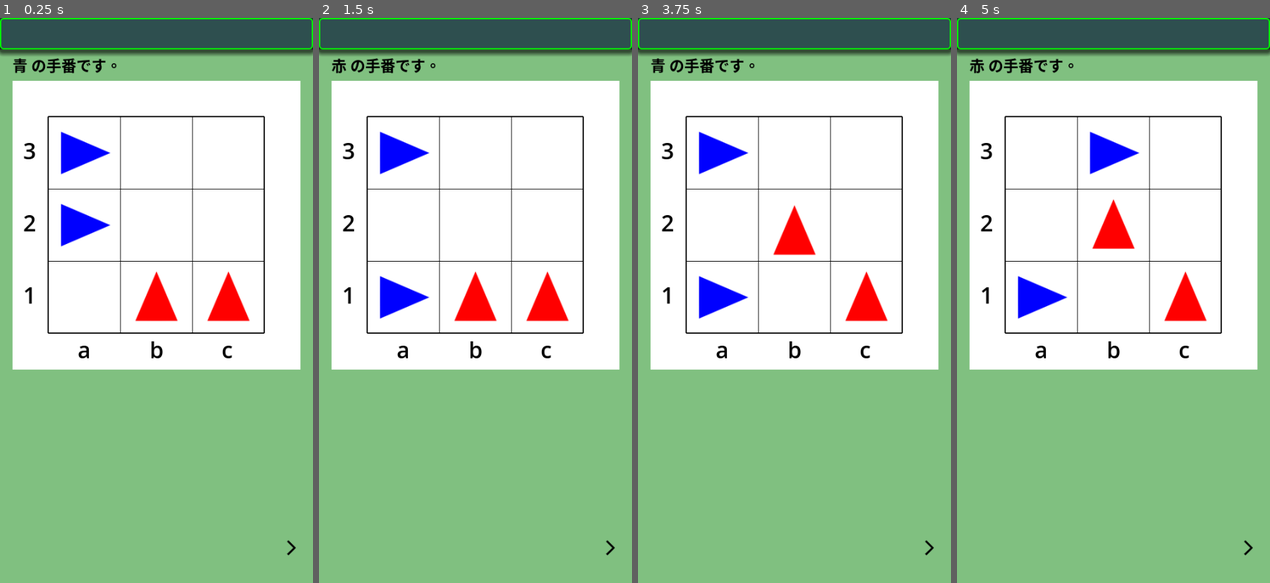
Above: before the commit, frames 1-4 (left to right).
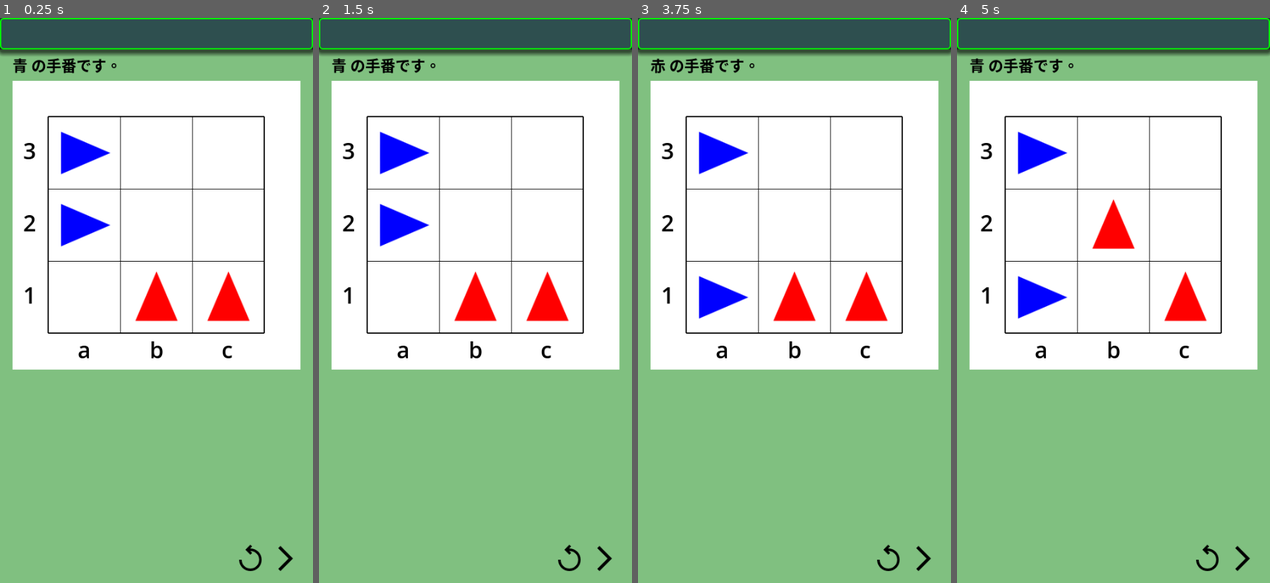
Above: after the commit, the same moments.

Repository: vivisuke/DodgemGame
Game: Godot game, scene res://main.tscn
The game is run twice, just before and just after one commit, with the same random seed, the same clock (stepped at 60 frames per second) and the same inputs.
Inputs (mouse positions are in pixels of both pictures, inside the frame that each line leads up to; where the layout moved, square brackets give the same spot in the first picture):
- Up to frame 1 (0.25 s): no input
- Up to frame 2 (1.5 s): click (603, 560) [610, 549] at 0.5 s; click (569, 560) at 1.27 s
- Up to frame 3 (3.75 s): click (888, 560) at 2.02 s; click (888, 560) at 2.77 s; click (922, 560) [929, 549] at 3.5 s
- Up to frame 4 (5 s): click (1241, 560) [1248, 549] at 4.25 s

The runs differ from the first frame. In frame 1, 0.2% of the frame differs, in the area x 76-95%, y 92-98%; in frame 2, 1.6%; in frame 3, 1.6%, in the area x 4-95%, y 7-98%; in frame 4, 1.6%.

Commit message:
0025 ◎ C 01/13 01/13 0.001│ToDo│再ゲームボタン設置

Diff:
--- a/dodgemgame/main.tscn
+++ b/dodgemgame/main.tscn
@@ -1,12 +1,14 @@
-[gd_scene load_steps=8 format=3 uid="uid://rny153nfjt0m"]
+[gd_scene load_steps=10 format=3 uid="uid://rny153nfjt0m"]
 
 [ext_resource type="Script" path="res://scripts/title_bar.gd" id="1_bbicj"]
 [ext_resource type="Script" path="res://scripts/main.gd" id="1_kk0or"]
 [ext_resource type="Script" path="res://scripts/board_rect.gd" id="2_0bpod"]
 [ext_resource type="Texture2D" uid="uid://dl8ima2w3iccb" path="res://images/right_blue.png" id="3_f032a"]
 [ext_resource type="Texture2D" uid="uid://bn2mnrdcvwknm" path="res://images/up_red.png" id="4_7e7ox"]
-[ext_resource type="Texture2D" uid="uid://cfqnwfnp13edx" path="res://images/navigate_next_black.png" id="6_yggd5"]
-[ext_resource type="Texture2D" uid="uid://nlgb2s14dyf0" path="res://images/navigate_next_white.png" id="7_d35ji"]
+[ext_resource type="Texture2D" uid="uid://n368dtjij1rl" path="res://images/replay_black.png" id="6_sq87c"]
+[ext_resource type="Texture2D" uid="uid://w7pggojvbb5f" path="res://images/replay_white.png" id="7_bk6fi"]
+[ext_resource type="Texture2D" uid="uid://c4sl22236ur8b" path="res://images/arrow_forward_black.png" id="8_indaq"]
+[ext_resource type="Texture2D" uid="uid://d3n7jd2snq213" path="res://images/arrow_forward_white.png" id="9_4ctl6"]
 
 [node name="Main" type="Node2D"]
 script = ExtResource("1_kk0or")
@@ -22,6 +24,16 @@
 offset_bottom = 50.0
 color = Color(0.180392, 0.309804, 0.309804, 1)
 script = ExtResource("1_bbicj")
+
+[node name="MessLabel" type="Label" parent="."]
+offset_left = 20.0
+offset_top = 50.0
+offset_right = 121.0
+offset_bottom = 100.0
+theme_override_colors/font_color = Color(0, 0, 0, 1)
+theme_override_font_sizes/font_size = 24
+text = "message"
+vertical_alignment = 1
 
 [node name="BoardRect" type="ColorRect" parent="."]
 offset_left = 20.0
@@ -46,22 +58,23 @@
 position = Vector2(355, 364)
 texture = ExtResource("4_7e7ox")
 
-[node name="StepButton" type="TextureButton" parent="."]
-offset_left = 442.0
-offset_top = 820.0
-offset_right = 482.0
-offset_bottom = 860.0
-texture_normal = ExtResource("6_yggd5")
-texture_pressed = ExtResource("7_d35ji")
+[node name="HBC" type="HBoxContainer" parent="."]
+offset_left = 20.0
+offset_top = 837.0
+offset_right = 480.0
+offset_bottom = 877.0
+theme_override_constants/separation = 8
+alignment = 2
 
-[node name="MessLabel" type="Label" parent="."]
-offset_left = 20.0
-offset_top = 50.0
-offset_right = 60.0
-offset_bottom = 100.0
-theme_override_colors/font_color = Color(0, 0, 0, 1)
-theme_override_font_sizes/font_size = 24
-text = "message"
-vertical_alignment = 1
+[node name="RestartButton" type="TextureButton" parent="HBC"]
+layout_mode = 2
+texture_normal = ExtResource("6_sq87c")
+texture_pressed = ExtResource("7_bk6fi")
 
-[connection signal="pressed" from="StepButton" to="." method="_on_step_button_pressed"]
+[node name="StepButton" type="TextureButton" parent="HBC"]
+layout_mode = 2
+texture_normal = ExtResource("8_indaq")
+texture_pressed = ExtResource("9_4ctl6")
+
+[connection signal="pressed" from="HBC/RestartButton" to="." method="_on_restart_button_pressed"]
+[connection signal="pressed" from="HBC/StepButton" to="." method="_on_step_button_pressed"]
--- a/dodgemgame/scripts/board_rect.gd
+++ b/dodgemgame/scripts/board_rect.gd
@@ -37,15 +37,17 @@
 	add_axis_label(xyToPos(-0.75, 0.25), "1")
 	add_axis_label(xyToPos(-0.75, 1.25), "2")
 	add_axis_label(xyToPos(-0.75, 2.25), "3")
+	red_cars.push_back($RedCar1)
+	red_cars.push_back($RedCar2)
+	blue_cars.push_back($BlueCar1)
+	blue_cars.push_back($BlueCar2)
+	init_cars_position()
+	pass
+func init_cars_position():
 	$RedCar1.position = xyToPos(1, 0)
 	$RedCar2.position = xyToPos(2, 0)
 	$BlueCar1.position = xyToPos(0, 1)
 	$BlueCar2.position = xyToPos(0, 2)
-	red_cars.push_back($RedCar1)
-	red_cars.push_back($RedCar2)
-	blue_cars.push_back($BlueCar1)
-	blue_cars.push_back($BlueCar2)
-	pass
 func _draw():
 	draw_line(Vector2(X0, Y0), Vector2(X0+BD_WD, Y0), Color.BLACK, 2.0)
 	draw_line(Vector2(X0, Y0), Vector2(X0, Y0+BD_HT), Color.BLACK, 2.0)
@@ -76,7 +78,7 @@
 		elif dir == Board.LEFT: pos.y -= CELL_WIDTH
 		else: pos.y += CELL_WIDTH
 	#m_car.position = pos
-	tw.tween_property(m_car, "position", pos, 0.2)
+	tw.tween_property(m_car, "position", pos, 0.15)
 	tw.tween_callback(move_finished)
 
 func move_finished():
--- a/dodgemgame/scripts/main.gd
+++ b/dodgemgame/scripts/main.gd
@@ -68,3 +68,12 @@
 			$MessLabel.text = "赤 の手番です。"
 
 	pass # Replace with function body.
+
+
+func _on_restart_button_pressed():
+	is_game_over = false
+	is_blue_turn = true
+	$MessLabel.text = "青 の手番です。"
+	bd.init_board(3)
+	$BoardRect.init_cars_position()
+	pass # Replace with function body.
Binary file added: dodgemgame/images/arrow_forward_black.png
Not shown, added: dodgemgame/images/arrow_forward_black.png.import
Binary file added: dodgemgame/images/arrow_forward_white.png
Not shown, added: dodgemgame/images/arrow_forward_white.png.import
Binary file added: dodgemgame/images/replay_black.png
Not shown, added: dodgemgame/images/replay_black.png.import
Binary file added: dodgemgame/images/replay_white.png
Not shown, added: dodgemgame/images/replay_white.png.import
Not shown, changed: DodgemGame.spr
